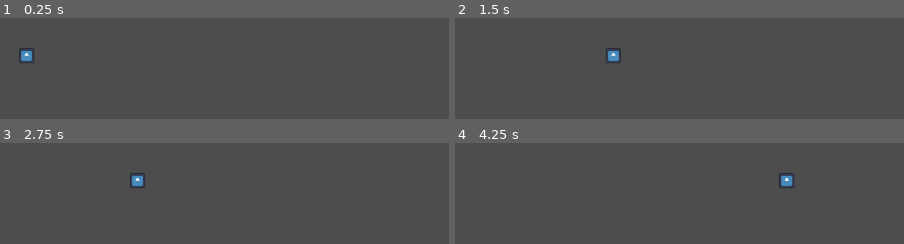
Above: before the commit, frames 1-4 (two rows, left to right).
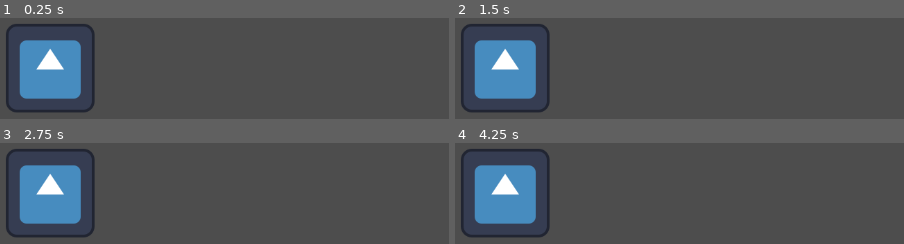
Above: after the commit, the same moments.

Repository: alifeee/space-pirates
Game: Godot game, scene res://NodeScenes/AstroidsTest.tscn
Two runs of this game, one before a commit and one after it. Both use one fixed random seed, a clock stepped at 60 frames per second and the inputs below. The engine's default icon, where the game draws it, is replaced by a stand-in: a white triangle on a blue panel in a dark square.
Inputs (mouse positions are in pixels of both pictures, inside the frame that each line leads up to):
- Up to frame 1 (0.25 s): no input
- Up to frame 2 (1.5 s): tap Enter at 0.5 s; move the mouse to (679, 47) at 0.52 s; hold Right (ui_right) from 0.53 s (still down); click (679, 47) at 0.67 s; move the mouse to (outside the picture) at 1.27 s
- Up to frame 3 (2.75 s): move the mouse to (outside the picture) at 2.02 s; release Right (ui_right) at 2.03 s; hold Left (ui_left) from 2.03 s (still down)
- Up to frame 4 (4.25 s): move the mouse to (outside the picture) at 2.77 s; release Left (ui_left) at 2.78 s; hold Right (ui_right) from 2.78 s (still down); click (outside the picture) at 2.92 s; move the mouse to (outside the picture) at 3.52 s

The runs differ from the first frame. In frame 1, 10% of the frame differs, in the area x 1-22%, y 5-94%; in frame 2, 11%; in frame 3, 11%; in frame 4, 11%, in the area x 1-76%, y 5-94%.

Commit message:
Coomit time!

Diff:
--- a/NodeScenes/AstroidsTest.tscn
+++ b/NodeScenes/AstroidsTest.tscn
@@ -8,12 +8,12 @@
 [node name="Node2D" type="Node2D"]
 
 [node name="CharacterBody2D" type="CharacterBody2D" parent="."]
-position = Vector2(543, 304)
+position = Vector2(577, 322)
 script = ExtResource("1_jfeiv")
 
 [node name="CollisionShape2D" type="CollisionShape2D" parent="CharacterBody2D"]
+scale = Vector2(6, 6)
 shape = SubResource("CapsuleShape2D_08qko")
 
 [node name="Sprite2D" type="Sprite2D" parent="CharacterBody2D"]
-scale = Vector2(0.171875, 0.171875)
 texture = ExtResource("1_chsn2")
--- a/Scripts/ShipController.gd
+++ b/Scripts/ShipController.gd
@@ -1,17 +1,26 @@
 extends CharacterBody2D
 
+@export var speed = 400
+@export var rotation_speed = 1.5
 
-const SPEED = 200.0
+var coal_increase_amount = 10
+var coal_count = 0
 
+var rotation_direction = 0
+
+func get_input():
+	rotation_direction = Input.get_axis("left", "right")
+	#velocity = -transform.y * Input.get_action_raw_strength("Go!") * speed
+	if(Input.get_action_raw_strength("Go!")):
+		increase_coal(coal_increase_amount)
+		print(coal_count)
+
+func _process(delta):
+	get_input()
 
 func _physics_process(delta):
+	rotation += rotation_direction * rotation_speed * delta
+	move_and_slide()
 
-	# Get the input direction and handle the movement/deceleration.
-	# As good practice, you should replace UI actions with custom gameplay actions.
-	var direction = Input.get_axis("ui_left", "ui_right")
-	if direction:
-		velocity.x = direction * SPEED
-	else:
-		velocity.x = move_toward(velocity.x, 0, SPEED)
-
-	move_and_slide()
+func increase_coal(coalAmount):
+	coal_count += coalAmount
